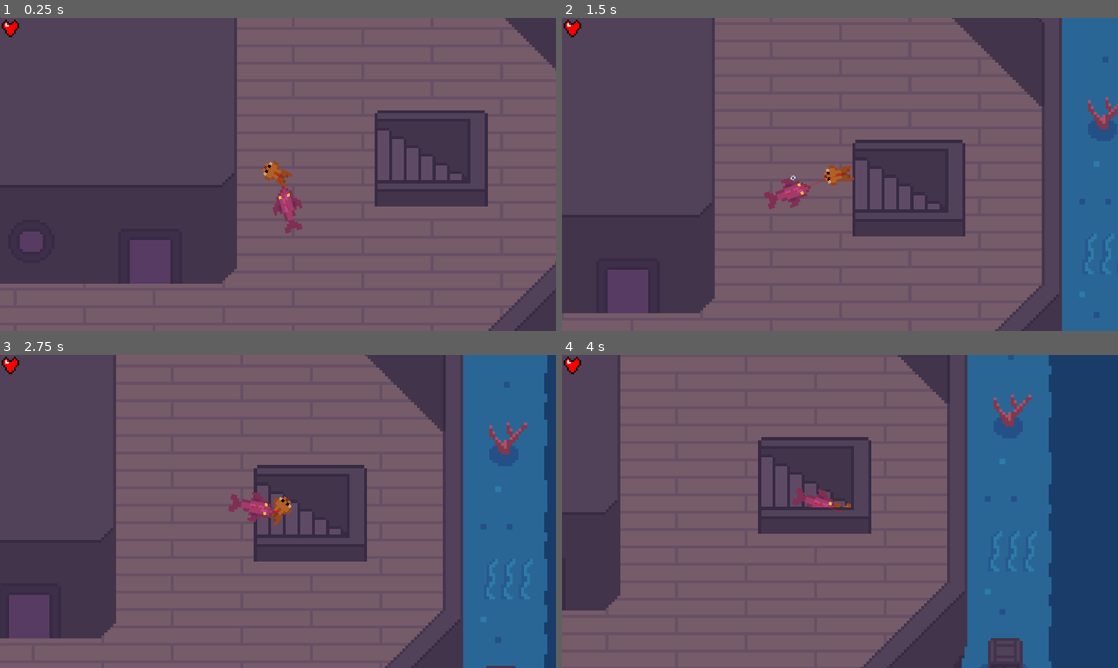
Above: before the commit, frames 1-4 (two rows, left to right).
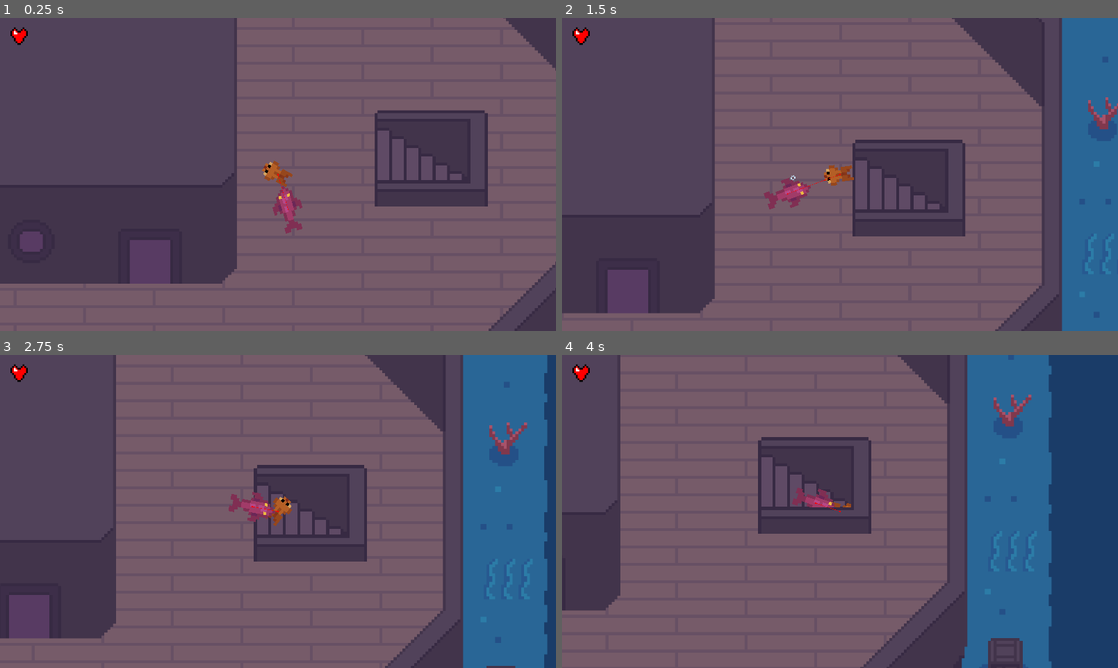
Above: after the commit, the same moments.

Repository: canaryincoalmine/Fish-Society-and-its-Bubbles
Game: Godot game, scene res://Code/Screens/Level 1.tscn
The game is run twice, just before and just after one commit, with the same random seed, the same clock (stepped at 60 frames per second) and the same inputs. This scene is started directly instead of the project's main scene.
Inputs (mouse positions are in pixels of both pictures, inside the frame that each line leads up to):
- Up to frame 1 (0.25 s): no input
- Up to frame 2 (1.5 s): move the mouse to (962, 158) at 0.52 s; tap Space (dash) at 0.6 s; move the mouse to (728, 190) at 1.27 s; click (728, 190) at 1.35 s
- Up to frame 3 (2.75 s): move the mouse to (333, 442) at 2.02 s; tap Space (dash) at 2.1 s
- Up to frame 4 (4 s): move the mouse to (812, 574) at 2.77 s; click (812, 574) at 2.85 s; move the mouse to (1006, 558) at 3.52 s; tap Space (dash) at 3.6 s

The runs differ from the first frame. In frame 1, 0.2% of the frame differs, in the area x 0-5%, y 0-9%; in frame 2, 0.2%; in frame 3, 0.2%; in frame 4, 0.2%.

Commit message:
adapted walking sound to walking speed

Diff:
--- a/Code/Global.gd
+++ b/Code/Global.gd
@@ -1,6 +1,7 @@
 extends Node
 
 var player
+var hud
 
 # Called when the node enters the scene tree for the first time.
 func _ready():
--- a/Code/Pickups/heart.gd
+++ b/Code/Pickups/heart.gd
@@ -1,7 +1,9 @@
-extends CharacterBody2D
+extends Area2D
 
-var SPEED = 30
-
+var follow_range = 300
+var speed = 60
+var velocity = Vector2(0,0)
+var acceleration = Vector2(0,0)
 
 # Called when the node enters the scene tree for the first time.
 func _ready():
@@ -10,9 +12,13 @@
 
 # Called every frame. 'delta' is the elapsed time since the previous frame.
 func _process(delta):
-	if (Global.player != null and position.distance_to(Global.player.position) <= 500):
-		var acceleration = Vector2(0,0)
-		rotation = Global.player.position.angle_to_point(position)
-		acceleration = -Vector2(SPEED,0).rotated(rotation)
+	if (Global.player != null and position.distance_to(Global.player.position) <= follow_range):
+		acceleration = Vector2(speed,0).rotated(position.angle_to_point(Global.player.position))
 		velocity += acceleration
 		position += velocity * delta
+	velocity = velocity * 0.9
+
+
+func _on_body_entered(body):
+	Global.player.receiveHP(1)
+	queue_free()
--- a/Code/Pickups/heart.tscn
+++ b/Code/Pickups/heart.tscn
@@ -40,16 +40,20 @@
 }]
 
 [sub_resource type="CircleShape2D" id="CircleShape2D_qbvts"]
-radius = 29.0
+radius = 21.0
 
-[node name="Heart" type="CharacterBody2D"]
+[node name="Heart" type="Area2D"]
+collision_layer = 8
+collision_mask = 2
 script = ExtResource("1_jiwn3")
 
 [node name="HeartAnimation" type="AnimatedSprite2D" parent="."]
-scale = Vector2(6, 6)
+scale = Vector2(5, 5)
 sprite_frames = SubResource("SpriteFrames_scdk5")
 frame = 1
 frame_progress = 0.678421
 
 [node name="CollisionShape2D" type="CollisionShape2D" parent="."]
 shape = SubResource("CircleShape2D_qbvts")
+
+[connection signal="body_entered" from="." to="." method="_on_body_entered"]
--- a/Code/Player/Player.tscn
+++ b/Code/Player/Player.tscn
@@ -114,6 +114,7 @@
 
 [node name="Player" type="CharacterBody2D"]
 collision_layer = 2
+collision_mask = 9
 script = ExtResource("1_w8jt3")
 
 [node name="AnimatedSprite2D" type="AnimatedSprite2D" parent="."]
--- a/Code/Player/player.gd
+++ b/Code/Player/player.gd
@@ -6,6 +6,7 @@
 
 var reloaded = true
 var dash_available = true
+var health = 1
 
 const BULLET_SCENE = preload("res://Code/Projectiles/Player_Bullet.tscn")
 
@@ -18,9 +19,13 @@
 
 	if mouse_distance > 10:
 			look_at(mouse_position)
+			$WalkSoundTimer.wait_time = 0.5
+			$WalkSound.volume_db = -17
 	if mouse_distance > 30:
 		velocity = velocity.lerp(transform.x * SPEED, ACCELERATION)
 		sprite.play("move")
+		$WalkSoundTimer.wait_time = 0.3
+		$WalkSound.volume_db = -12
 	else:
 		velocity = velocity.lerp(Vector2.ZERO, FRICTION)
 		sprite.play("idle")
@@ -61,6 +66,9 @@
 	$WalkSound.play()
 	$WalkSoundTimer.start()
 
+func receiveHP(amount):
+	health += amount
+	Global.hud.update_simple(health)
 
 
 func _on_dash_timer_timeout():
--- a/Code/Screens/heart_container.gd
+++ b/Code/Screens/heart_container.gd
@@ -3,12 +3,13 @@
 
 # Called when the node enters the scene tree for the first time.
 func _ready():
-	pass # Replace with function body.
+	Global.hud = self
+	update_simple(1)
 
 
 # Called every frame. 'delta' is the elapsed time since the previous frame.
 func _process(delta):
-	update_simple(1)
+	pass
 
 func update_simple(value):
 	for i in get_child_count():
--- a/Code/Screens/hud.tscn
+++ b/Code/Screens/hud.tscn
@@ -6,8 +6,10 @@
 [node name="HUD" type="CanvasLayer"]
 
 [node name="HeartContainer" type="HBoxContainer" parent="."]
-offset_right = 76.0
-offset_bottom = 12.0
+offset_left = 30.0
+offset_top = 26.0
+offset_right = 106.0
+offset_bottom = 38.0
 scale = Vector2(6, 6)
 script = ExtResource("1_2uugi")
 
